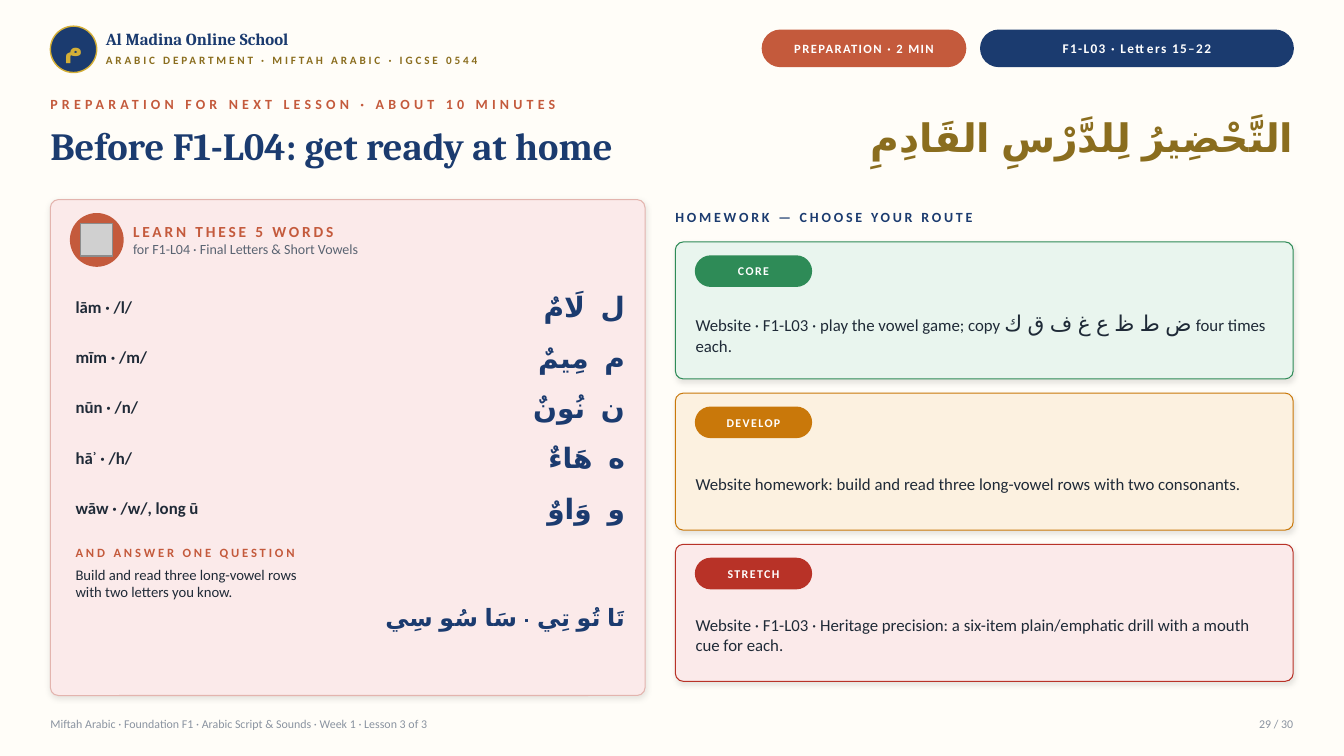
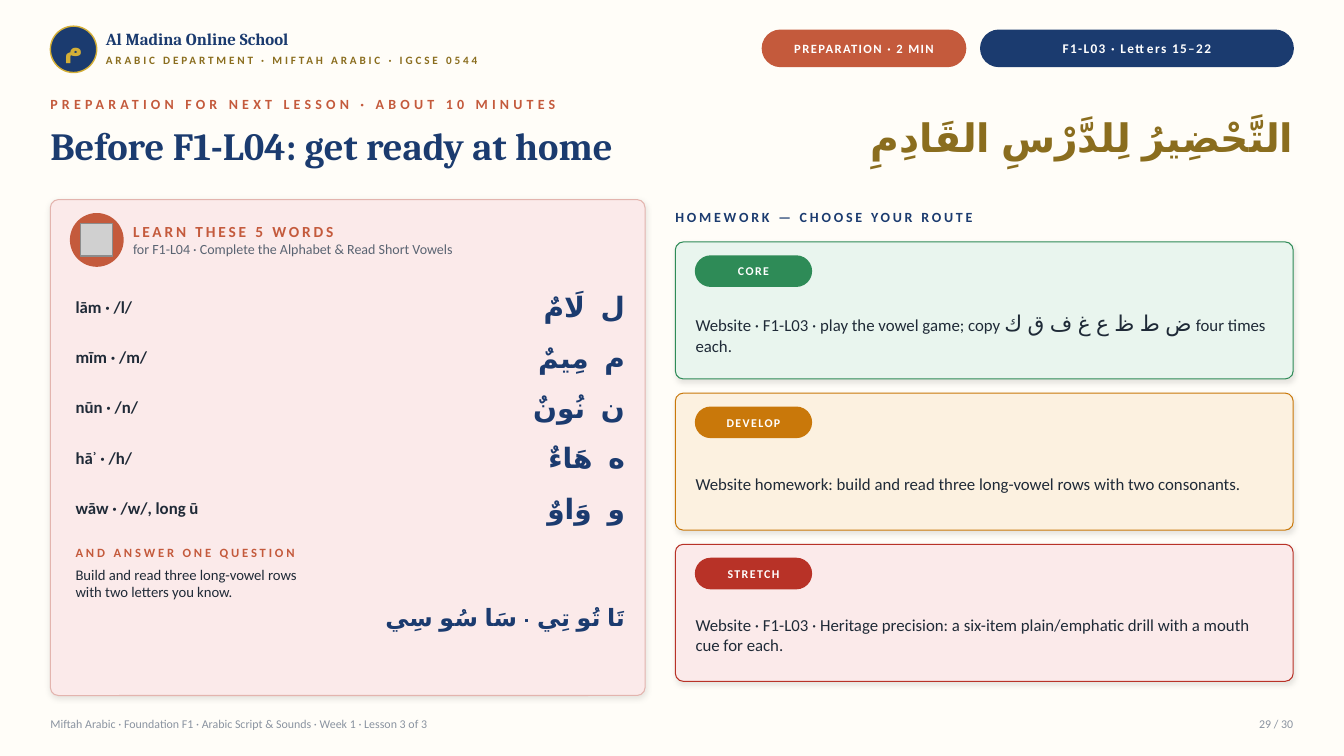
Before and after one commit to Linat1/Miftah_arabic, a slide deck: slide 29 of Foundation_F1/Y7_F1_Wk01_L3_F1L03_Powerful_Sounds_Long_Vowels.pptx. Drawn at 1344x756 pixels with LibreOffice and Linux fonts; fonts in the diff are those of the drawing; grey boxes stand for pictures. Boxes give left, top, right and bottom in pixels: in the first picture for what was removed or moved away, otherwise in the second. Text is boxed around its words. In the diff, an @@ line names an element or a change of style, - is before the commit and + after.

```diff
--- a/Foundation_F1/Y7_F1_Wk01_L3_F1L03_Powerful_Sounds_Long_Vowels.pptx
+++ b/Foundation_F1/Y7_F1_Wk01_L3_F1L03_Powerful_Sounds_Long_Vowels.pptx
@@ text at box(133, 244, 452, 257): text changed @@
-for F1-L04 · Final Letters & Short Vowels
+for F1-L04 · Complete the Alphabet & Read Short Vowels
```
Also in this commit, not shown: 1 other slide changed, 3 other files.
